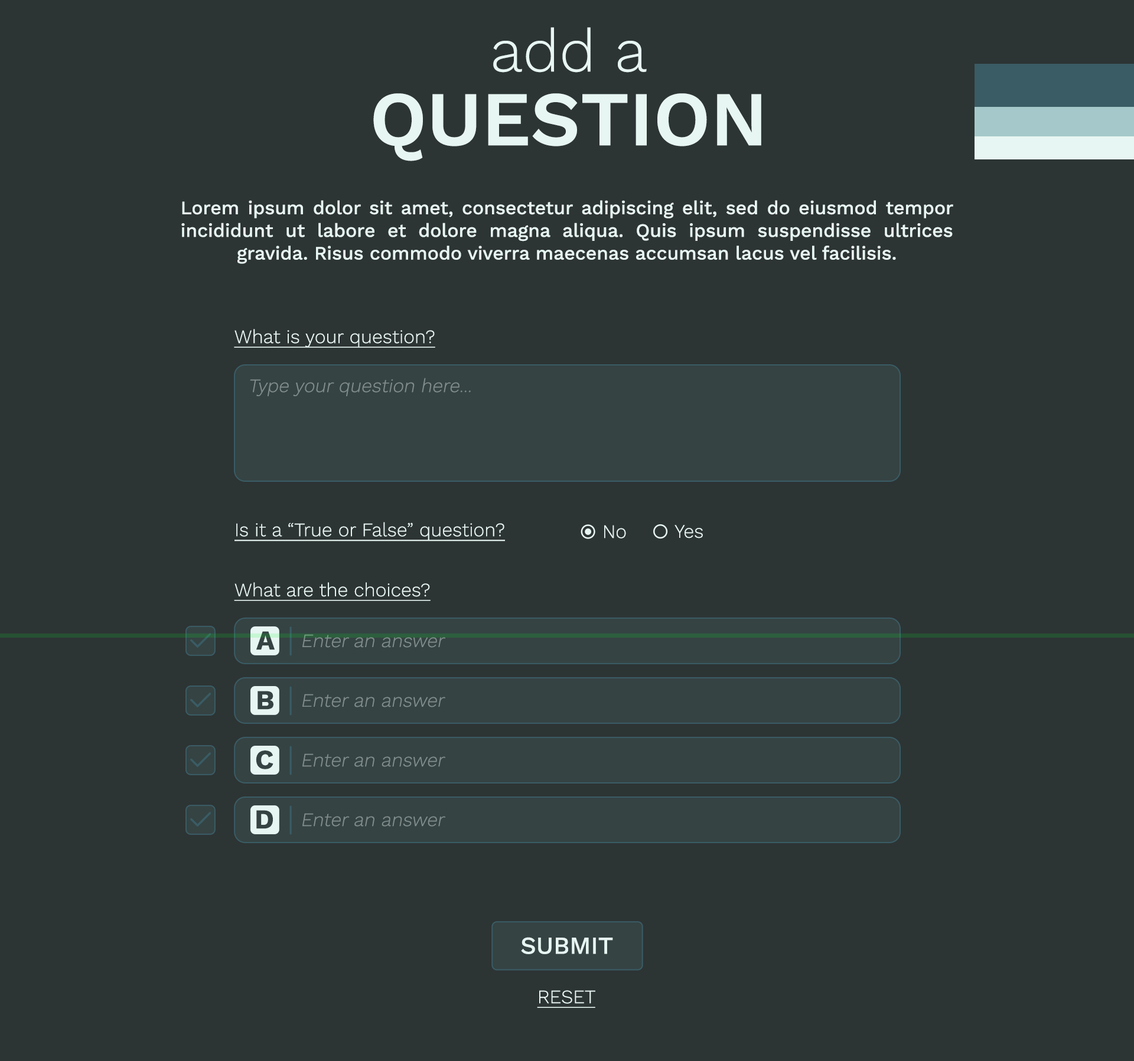
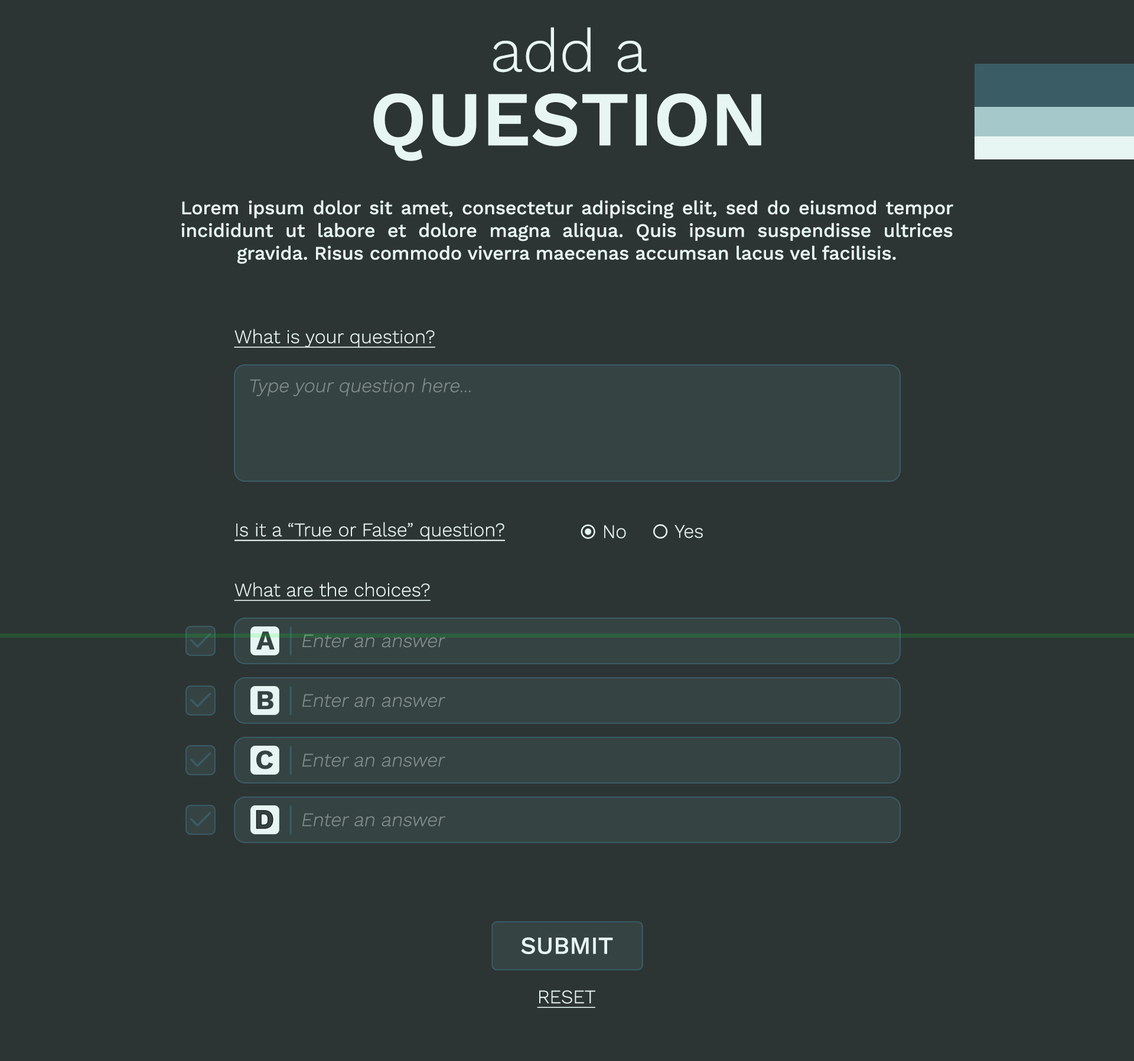
Comparing the layer stacks of the two 1134×1061 images. Changes:
painted on "D" over [left=255, top=810, right=274, bottom=830]
painted on "C" over [left=255, top=750, right=274, bottom=770]
painted on "B" over [left=257, top=690, right=274, bottom=710]
painted on "A" over [left=256, top=631, right=275, bottom=651]
painted on "Ellipse 1" (2nd of 2, in "Question submit" › "T or F?" › "No") over [left=582, top=528, right=585, bottom=536]
